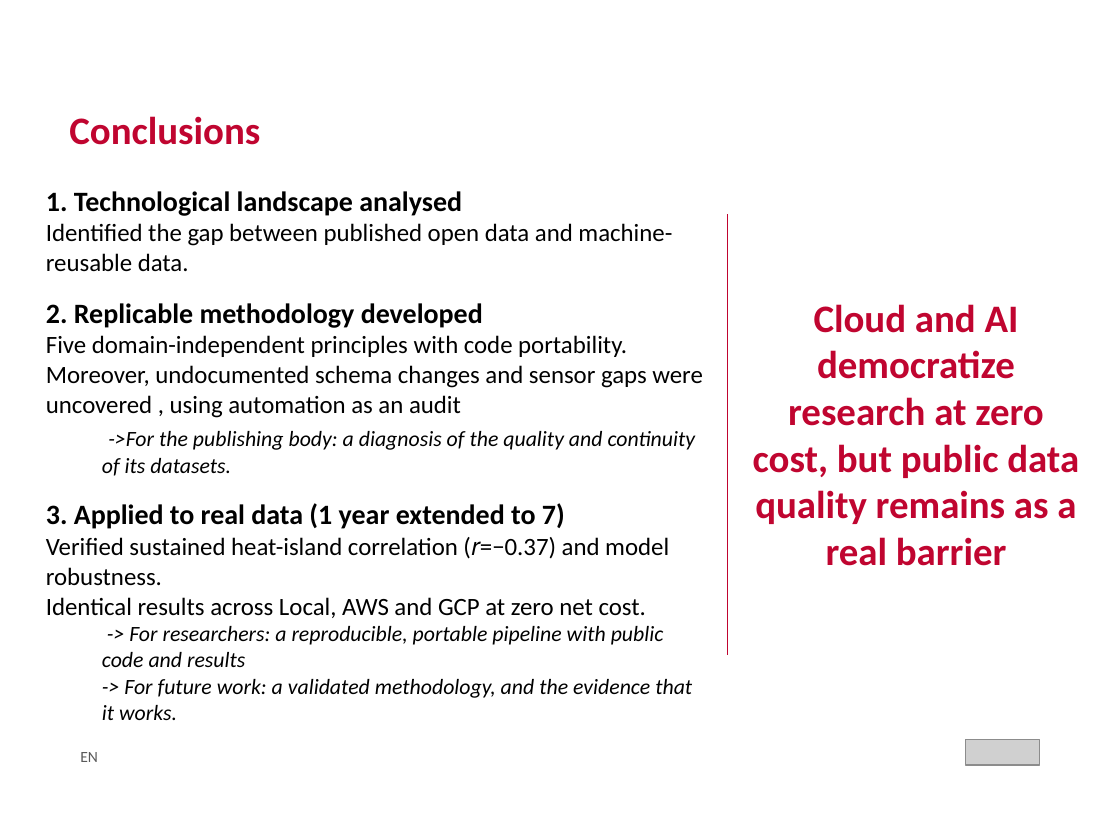
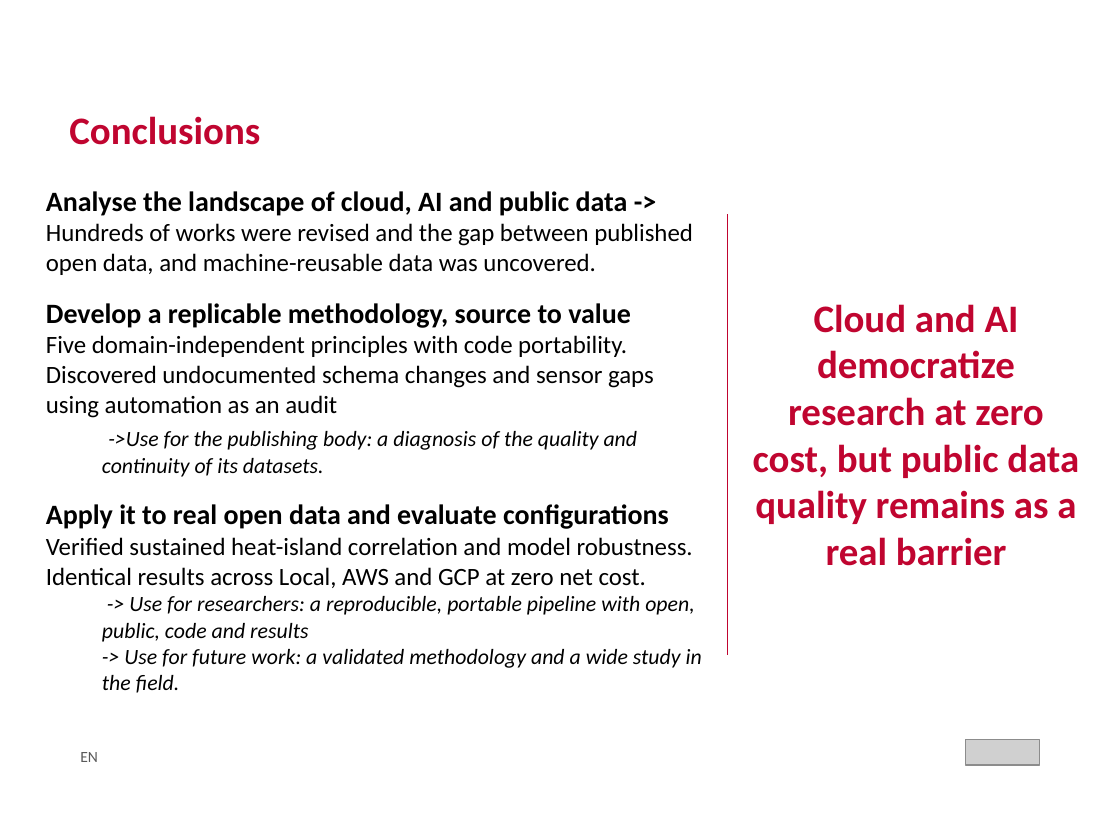
Before and after one commit to crismo04/TFM-cloud-soliutions-to-public-data, a slide deck: slide 25 of master's thesis/TFM_MII_Cloud_AI_PublicData_MolinaCristian_2026.pptx (slide 26 before the commit). Drawn at 1120x840 pixels with LibreOffice and Linux fonts; fonts in the diff are those of the drawing; grey boxes stand for pictures; background and template pictures are left out. Boxes give left, top, right and bottom in pixels: in the first picture for what was removed or moved away, otherwise in the second. Text is boxed around its words. In the diff, an @@ line names an element or a change of style, - is before the commit and + after.

Commit message:
presentacion

```diff
--- a/master's thesis/TFM_MII_Cloud_AI_PublicData_MolinaCristian_2026.pptx
+++ b/master's thesis/TFM_MII_Cloud_AI_PublicData_MolinaCristian_2026.pptx
@@ text at (x1=46, y1=191, x2=693, y2=328): text changed; size 18 to 16 pt; bold off @@
-1. Technological landscape analysed
-Identified the gap between published open data and machine-reusable data.
-2. Replicable methodology developed
+Analyse the landscape of cloud, AI and public data ->
+Hundreds of works were revised and the gap between published open data, and machine-reusable data was uncovered.
+Develop a replicable methodology, source to value
@@ text at (x1=46, y1=365, x2=693, y2=556): text changed @@
-Moreover, undocumented schema changes and sensor gaps were uncovered , using automation as an audit
-  ->For the publishing body: a diagnosis of the quality and continuity of its datasets.
-3. Applied to real data (1 year extended to 7)
-Verified sustained heat-island correlation (𝑟=−0.37) and model robustness.
+Discovered undocumented schema changes and sensor gaps using automation as an audit
+  ->Use for the publishing body: a diagnosis of the quality and continuity of its datasets.
+Apply it to real open data and evaluate configurations
+Verified sustained heat-island correlation and model robustness.
@@ text at (x1=102, y1=596, x2=702, y2=693): text changed @@
-  -> For researchers: a reproducible, portable pipeline with public code and results
-  -> For future work: a validated methodology, and the evidence that it works.
+  -> Use for researchers: a reproducible, portable pipeline with open, public, code and results
+  -> Use for future work: a validated methodology and a wide study in the field.
```
Also in this commit, not shown: 12 other slides changed, 1 slide removed, 1 other file.
